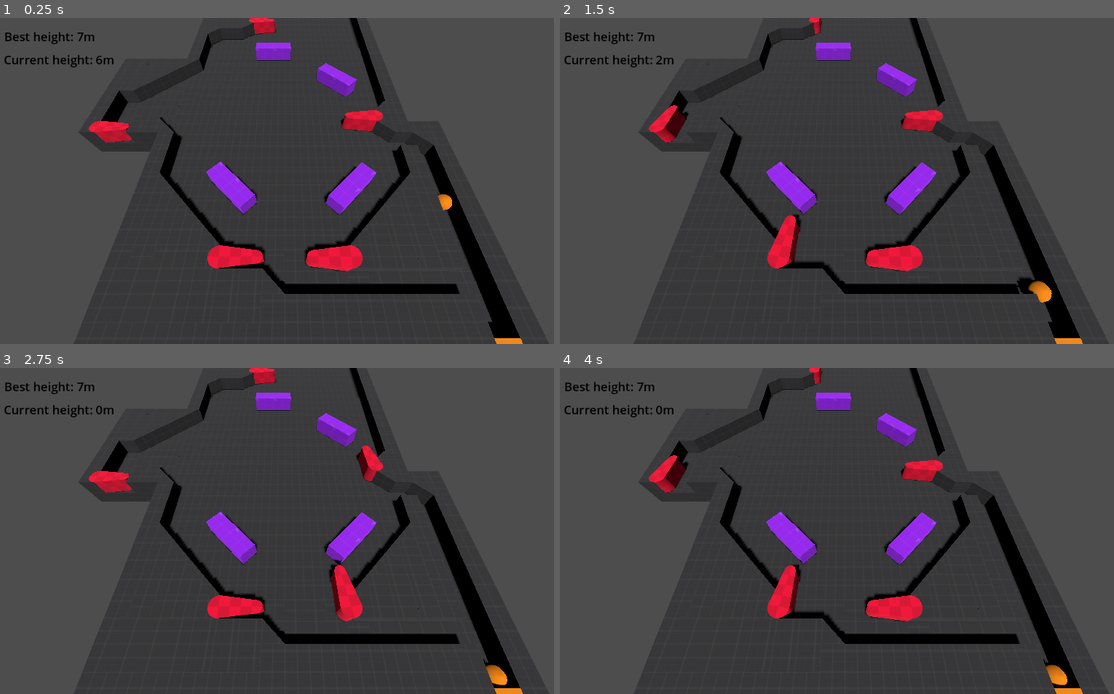
Above: before the commit, frames 1-4 (two rows, left to right).
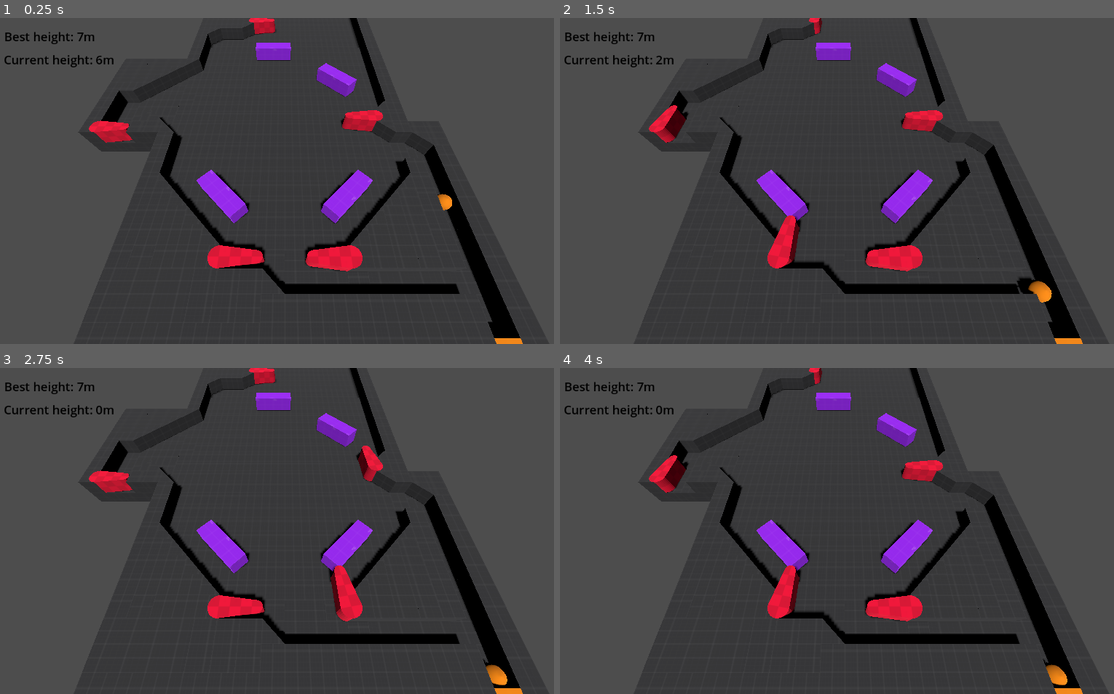
Above: after the commit, the same moments.

Repository: akashkatir/pin-boy
Game: Godot game, scene res://main.tscn
Two runs of this game, one before a commit and one after it. Both use one fixed random seed, a clock stepped at 60 frames per second and the inputs below.
Inputs:
- Up to frame 1 (0.25 s): no input
- Up to frame 2 (1.5 s): hold D (right_flip) 0.53-1.28 s; tap Space (eject) at 0.6, 1.35 s; tap Enter at 1.25 s; hold A (left_flip) from 1.28 s (still down)
- Up to frame 3 (2.75 s): release A (left_flip) at 2.03 s; hold D (right_flip) from 2.03 s (still down); tap Space (eject) at 2.1 s
- Up to frame 4 (4 s): tap Space (eject) at 2.75, 2.85, 3.6 s; release D (right_flip) at 3.53 s; hold A (left_flip) from 3.53 s (still down)

The runs differ from the first frame. In frame 1, 1.4% of the frame differs, in the area x 35-76%, y 38-64%; in frame 2, 1.3%; in frame 3, 1.4%; in frame 4, 1.3%.

Commit message:
Add max_velocity

Diff:
--- a/Map/map.tscn
+++ b/Map/map.tscn
@@ -12,7 +12,7 @@
 mesh_library = ExtResource("1_wskbf")
 cell_size = Vector3(1, 1, 1)
 data = {
-"cells": PackedInt32Array(-5, 65534, 1245184, -4, 65534, 124 …(20103 unchanged characters)… -65531, 1, 1245184, -65530, 1, 1245184, 7, 65528, 196608, 0, 1, 589824, 7, 0, 1245184, 6, 0, 12451 …(78 unchanged characters)…
+"cells": PackedInt32Array(-5, 65534, 1245184, -4, 65534, 124 …(20103 unchanged characters)… -65531, 1, 1245184, -65530, 1, 1245184, 0, 1, 589824, 7, 0, 1245184, 6, 0, 12451 …(78 unchanged characters)…
 }
 metadata/_editor_floor_ = Vector3(0, 0, 0)
 
@@ -20,7 +20,7 @@
 transform = Transform3D(1, 0, 0, 0, 1, 0, 0, 0, 1, 8.5, 0.5, 2)
 
 [node name="Bumper" parent="." instance=ExtResource("1_m5w2k")]
-transform = Transform3D(-0.707107, 0, 0.707107, 0, 1, 0, -0.707107, 0, -0.707107, -3, 0.5, -5.34314)
+transform = Transform3D(-0.707107, 0, 0.707107, 0, 1, 0, -0.707107, 0, -0.707107, -3.44005, 0.5, -4.80085)
 
 [node name="Bumper2" parent="." instance=ExtResource("1_m5w2k")]
 transform = Transform3D(0.707107, 0, -0.707107, 0, 1, 0, 0.707107, 0, 0.707107, 4, 0.5, -15)
@@ -29,7 +29,7 @@
 transform = Transform3D(1, 0, 0, 0, 1, 0, 0, 0, 1, -1, 0.5, -19)
 
 [node name="Bumper4" parent="." instance=ExtResource("1_m5w2k")]
-transform = Transform3D(0.707107, 0, 0.707107, 0, 1, 0, -0.707107, 0, 0.707107, 3.70711, 0.5, -5.29289)
+transform = Transform3D(0.707107, 0, 0.707107, 0, 1, 0, -0.707107, 0, 0.707107, 3.4, 0.5, -4.8)
 
 [node name="Flipper" parent="." instance=ExtResource("3_4k4yx")]
 transform = Transform3D(1, 0, 0, 0, 1, 0, 0, 0, 1, -3, 0.51, -1.5)
--- a/ball.gd
+++ b/ball.gd
@@ -11,6 +11,13 @@
 	pass
 
 
+func _physics_process(delta: float) -> void:
+	#set a max velocity
+	linear_velocity.x = clamp(linear_velocity.x, -30, 30)
+	linear_velocity.z = clamp(linear_velocity.z, -30, 30)
+
+
+
 func _on_body_entered(body: Node) -> void:
 	if body.is_in_group("bumper"):
 		print(body)
Not shown: 4 places in Map/map_mesh_library.tres that only renumber resources
Not shown, added: bal7347.tmp
